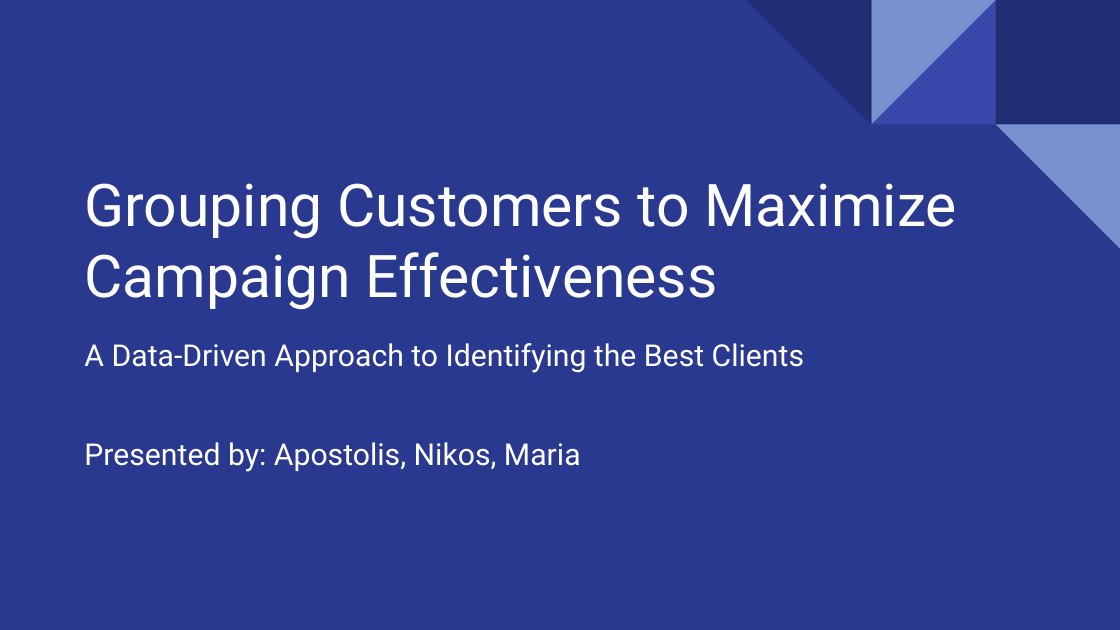
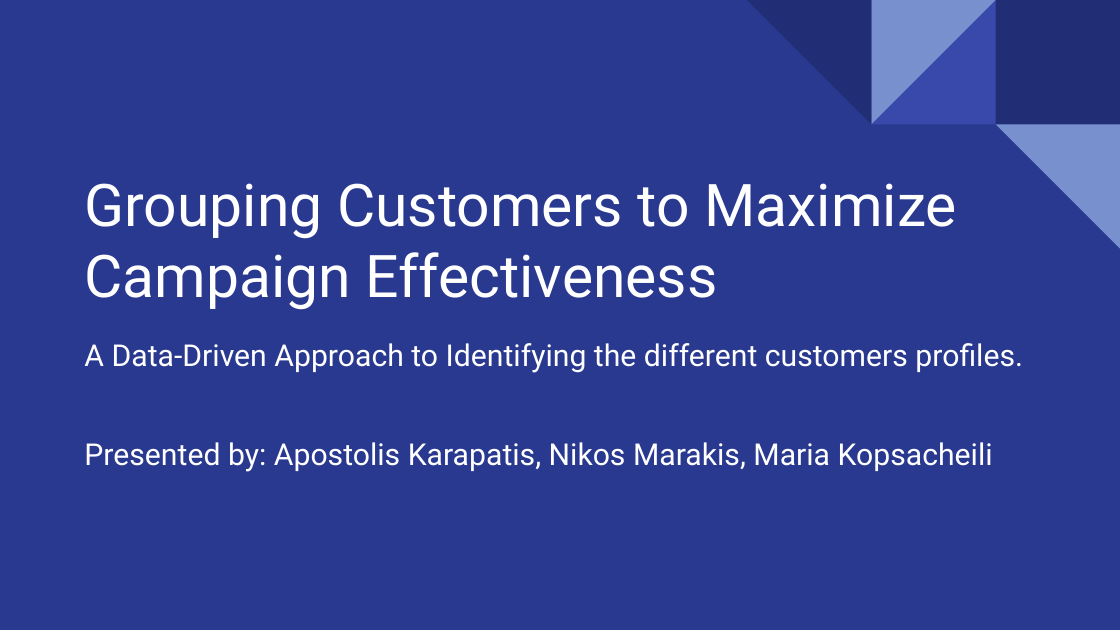
Before and after one commit to mariakopsacheili/Machine-Learning-Second-Project-Clustering, a slide deck: slide 1 of 5 .Presentation/Presentation.pptx. Drawn at 1120x630 pixels with LibreOffice and Linux fonts; fonts in the diff are those of the drawing. Boxes give left, top, right and bottom in pixels: in the first picture for what was removed or moved away, otherwise in the second. Text is boxed around its words. In the diff, an @@ line names an element or a change of style, - is before the commit and + after.

```diff
--- a/5 .Presentation/Presentation.pptx
+++ b/5 .Presentation/Presentation.pptx
@@ subtitle at <box>84,343,1023,373</box>: text changed @@
-A Data-Driven Approach to Identifying the Best Clients
+A Data-Driven Approach to Identifying the different customers profiles.
@@ subtitle at <box>84,442,993,472</box>: text changed @@
-Presented by: Apostolis, Nikos, Maria
+Presented by: Apostolis Karapatis, Nikos Marakis, Maria Kopsacheili
```
Also in this commit, not shown: 8 other slides changed, 1 slide added, 3 other files.
